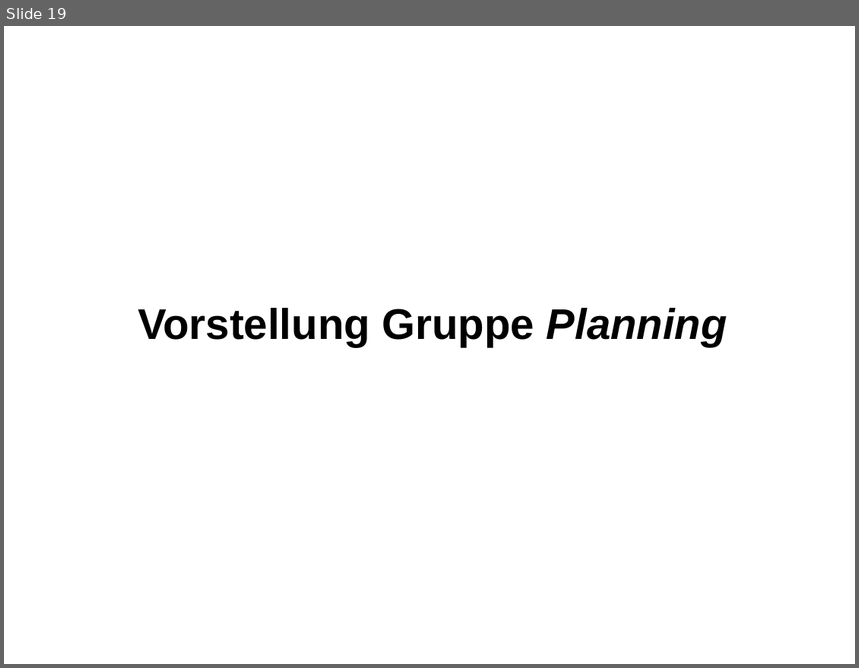
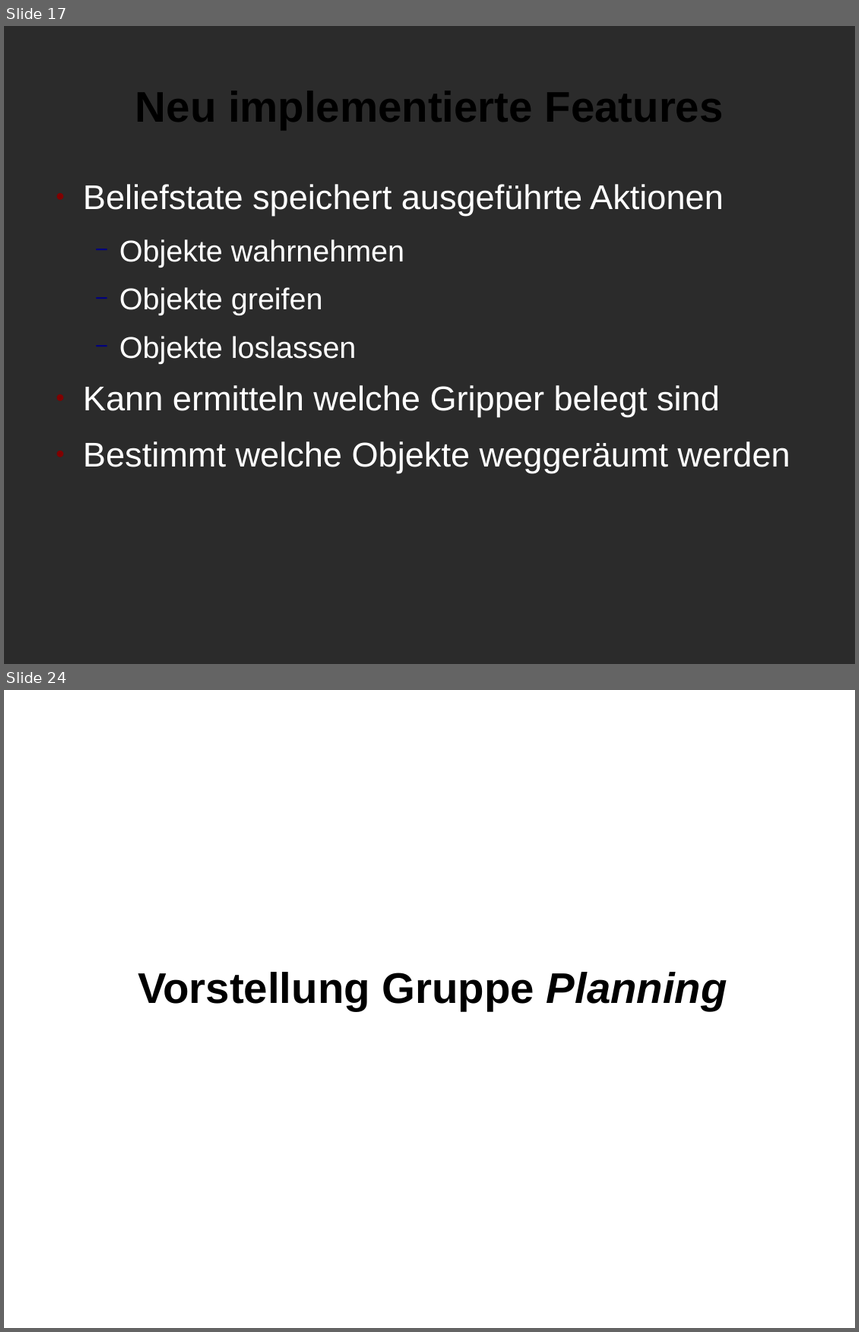
Before and after one commit to K8lcx63/suturo, a slide deck: demo_meilenstein_2/Präsentation.odp. Shown one above the other, each under a label of ours: slide 19 before the commit, slides 17 and 24 after it; the slides between them are not shown. The pictures are 859x668 and 859x1332 pixels, drawn with LibreOffice and Linux fonts; fonts in the diff are those of the drawing; background and template pictures are left out; a plain dark background stands for a picture behind light text. Boxes give left, top, right and bottom in pixels: in the first picture for what was removed or moved away, otherwise in the second. Text is boxed around its words. In the diff, an @@ line names an element or a change of style, - is before the commit and + after.

```diff
--- a/demo_meilenstein_2/Präsentation.odp
+++ b/demo_meilenstein_2/Präsentation.odp
@@ slide 17 added at <box>4,26,855,664</box>, background picture (left out) @@
@@ title added at <box>135,91,724,129</box>, 40 pt, text #000000, bold @@
+Neu implementierte Features
@@ text added at <box>83,184,791,474</box>, 32 pt, text #FFFFFF @@
+● Beliefstate speichert ausgeführte Aktionen
+  − Objekte wahrnehmen
+  − Objekte greifen
+  − Objekte loslassen
+● Kann ermitteln welche Gripper belegt sind
+● Bestimmt welche Objekte weggeräumt werden
@@ what was slide 19 is now slide 24 @@
```
Also in this commit, not shown: 2 slides changed, 4 other slides added.
